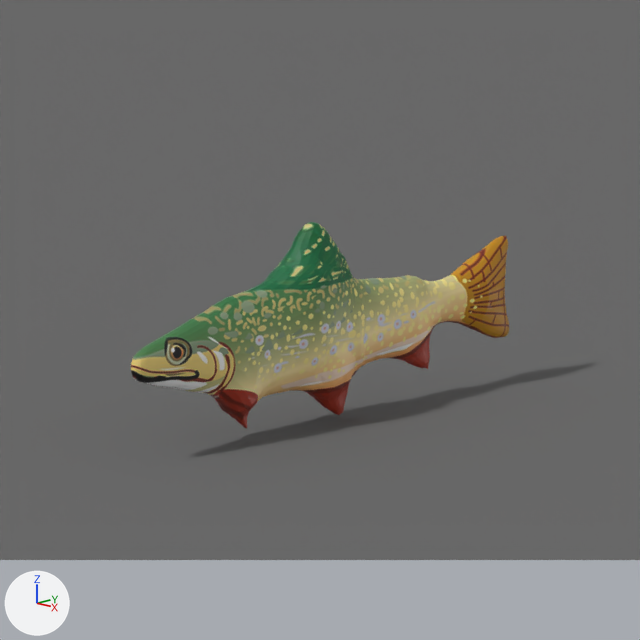
The Blender file docs/asset-reviews/native-wildlife/derived/freshwater-fish/freshwater-fish-authoring.blend as it was, and as the next commit left it.
Rendered twice from the file's camera 'Camera'. Arrows for +X, +Y and +Z are at lower left; the lights stay in place. The older version comes first.

Objects in the first picture: 'Plane', 'Retopo_myfishmodel.001'.
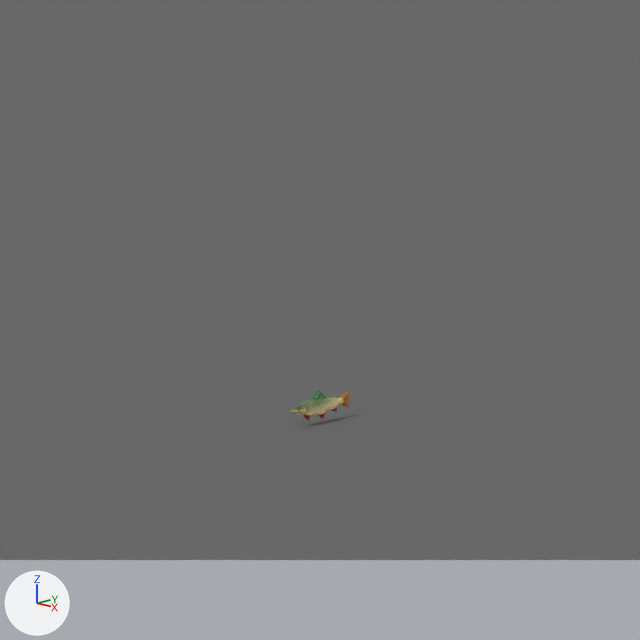
Scene script edits in JSON lines:
```json
{"op": "set", "path": "ob_retopo_myfishmodel_001.location", "old": "(0.003, -0.318, 0.123)", "new": "(0.0, -0.049, 0.019)"}
{"op": "set", "path": "ob_retopo_myfishmodel_001.scale", "old": "(0.0231, 0.0231, 0.0231)", "new": "(0.00356, 0.00356, 0.00356)"}
```

Changed parts and their boxes (x1, y1, x2, y2) in the pictures (640 x 640 px):
```json
{"object": "Retopo_myfishmodel.001", "change": "moved, rescaled", "before": [131, 222, 509, 428], "after": [291, 389, 349, 421], "on screen": "84% narrower, 84% shorter"}
```
